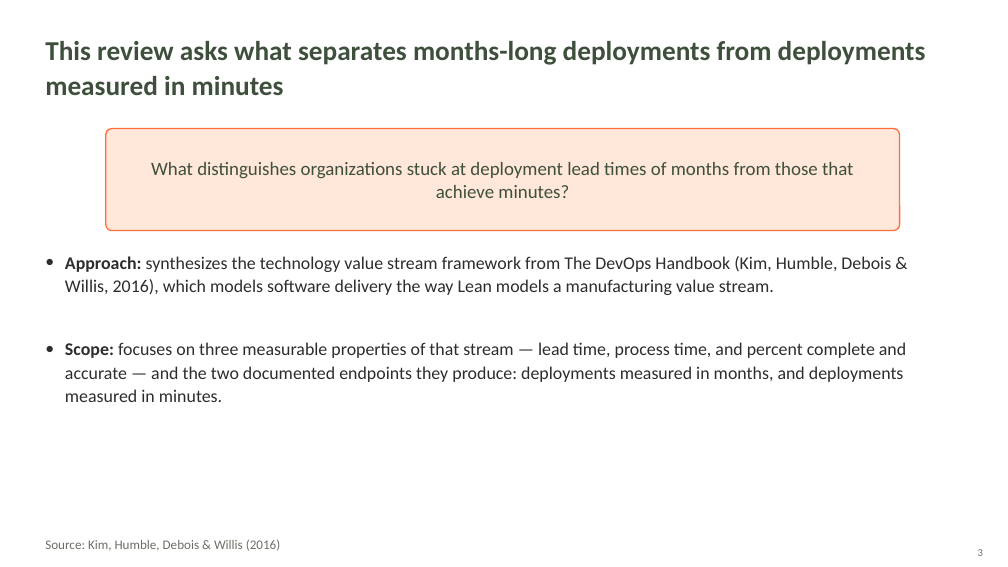
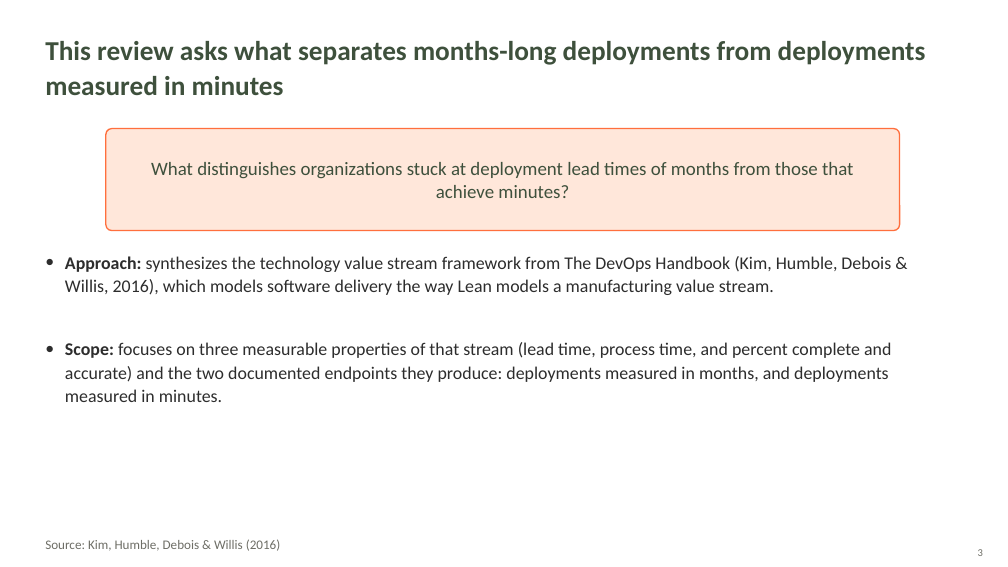
Before and after one commit to tannerlston/csd-380, a slide deck: slide 3 of module-1/TheTechnologyValueStreamCSD380.pptx. Drawn at 1008x567 pixels with LibreOffice and Linux fonts; fonts in the diff are those of the drawing. Boxes give left, top, right and bottom in pixels: in the first picture for what was removed or moved away, otherwise in the second. Text is boxed around its words. In the diff, an @@ line names an element or a change of style, - is before the commit and + after.

```diff
--- a/module-1/TheTechnologyValueStreamCSD380.pptx
+++ b/module-1/TheTechnologyValueStreamCSD380.pptx
@@ text at box(65, 342, 891, 402): text changed @@
-Scope: focuses on three measurable properties of that stream — lead time, process time, and percent complete and accurate — and the two documented endpoints they produce: deployments measured in months, and deployments measured in minutes.
+Scope: focuses on three measurable properties of that stream (lead time, process time, and percent complete and accurate) and the two documented endpoints they produce: deployments measured in months, and deployments measured in minutes.
```
Also in this commit, not shown: 9 other slides changed, 1 slide added, 1 slide removed.
